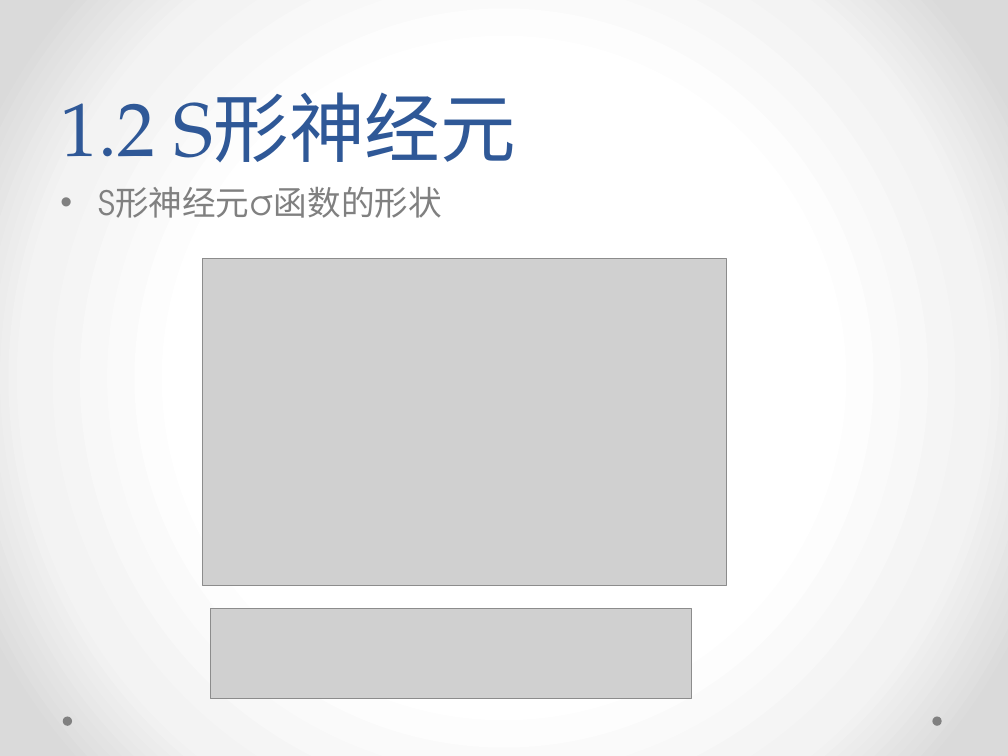
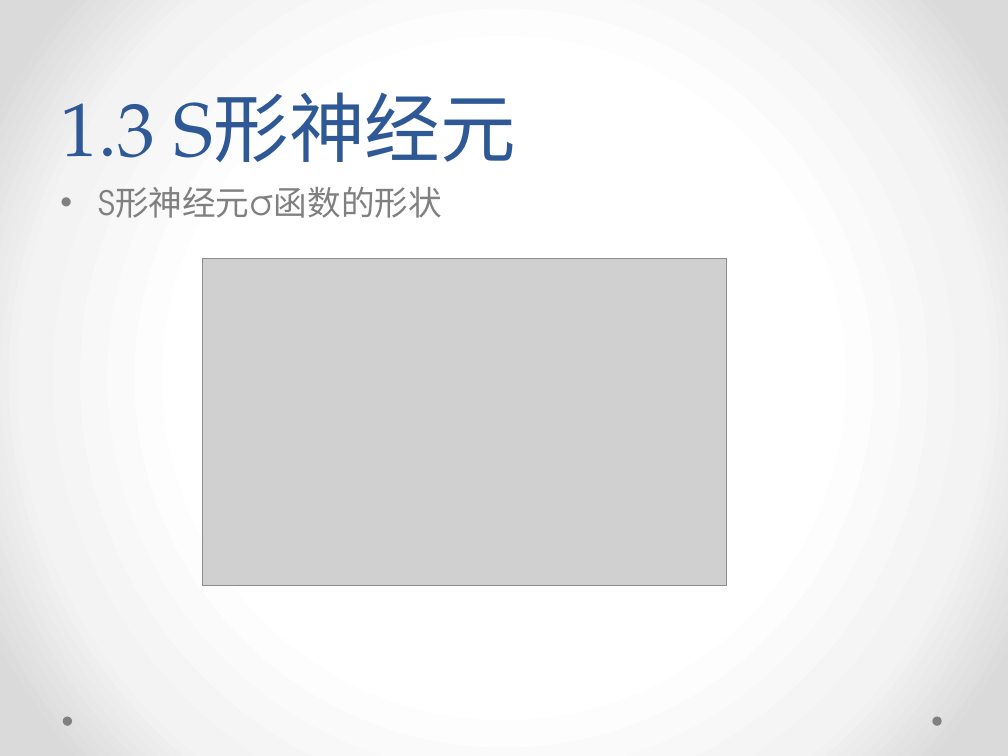
Before and after one commit to yish0000/neuralnetwork, a slide deck: slide 11 of 深度学习数学原理初探.pptx (slide 10 before the commit). Drawn at 1008x756 pixels with LibreOffice and Linux fonts; fonts in the diff are those of the drawing; grey boxes stand for pictures; background and template pictures are left out. Boxes give left, top, right and bottom in pixels: in the first picture for what was removed or moved away, otherwise in the second. Text is boxed around its words. In the diff, an @@ line names an element or a change of style, - is before the commit and + after.

```diff
--- a/深度学习数学原理初探.pptx
+++ b/深度学习数学原理初探.pptx
@@ title at (x1=60, y1=92, x2=516, y2=162): text changed @@
-1.2 S形神经元
+1.3 S形神经元
@@ picture removed at (x1=211, y1=609, x2=691, y2=700) @@
```
Also in this commit, not shown: 11 other slides changed, 3 slides added.
